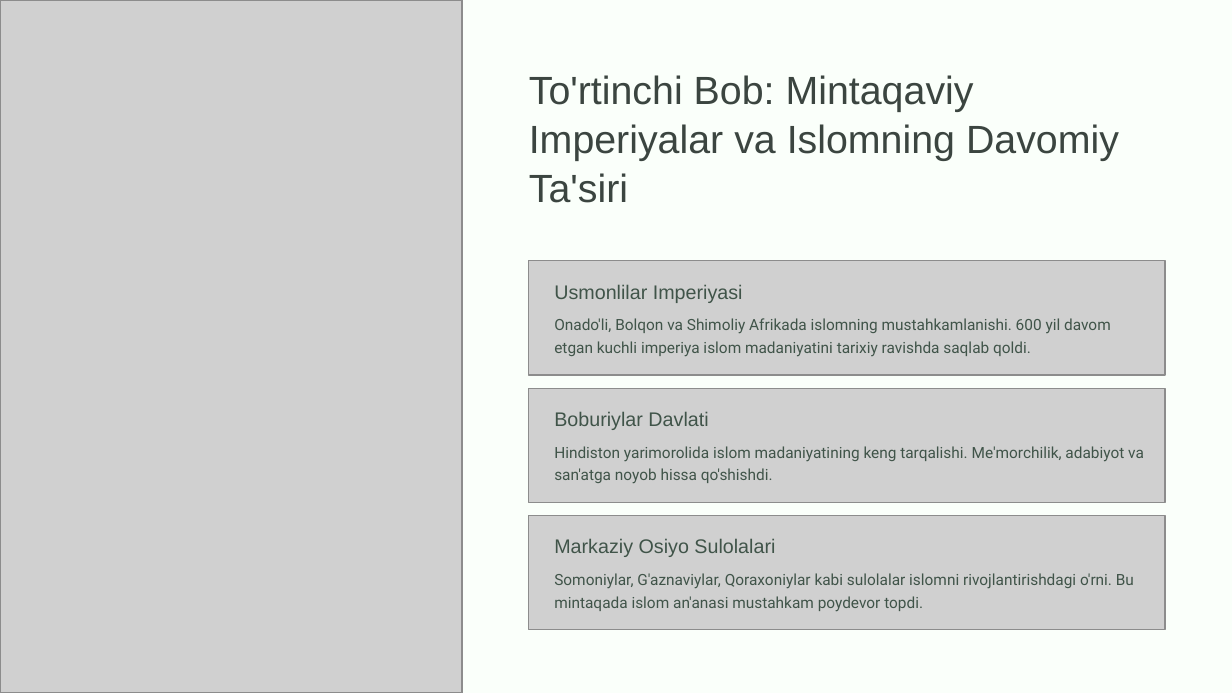
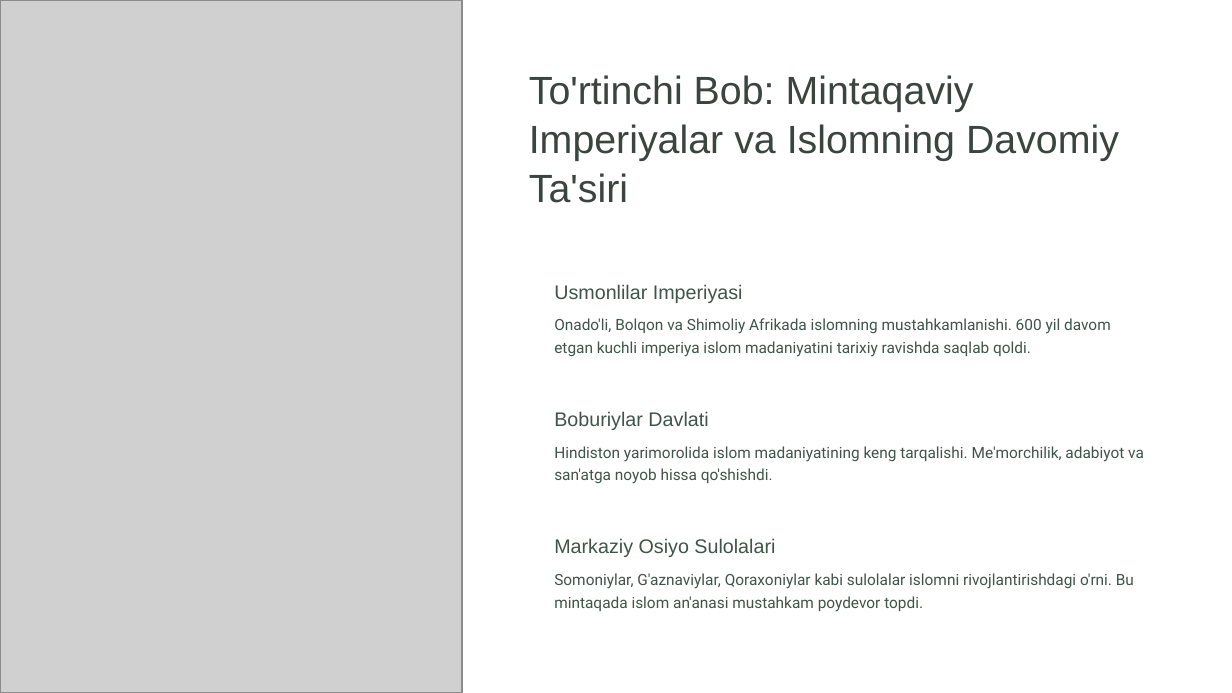
Before and after one commit to qarshiyevnodir-stack/student_helper_bot, a slide deck: slide 5 of templates/shablonlar/platinum.pptx. Drawn at 1232x693 pixels with LibreOffice and Linux fonts; fonts in the diff are those of the drawing; grey boxes stand for pictures; background and template pictures are left out. Boxes give left, top, right and bottom in pixels: in the first picture for what was removed or moved away, otherwise in the second. Text is boxed around its words. In the diff, an @@ line names an element or a change of style, - is before the commit and + after.

```diff
--- a/templates/shablonlar/platinum.pptx
+++ b/templates/shablonlar/platinum.pptx
@@ background #FAFFFA to picture (left out) @@
@@ picture removed at [529,261,1164,376] @@
@@ picture removed at [529,388,1164,503] @@
@@ picture removed at [529,516,1164,631] @@
```
Also in this commit, not shown: 2 other slides changed, 2 other files.
